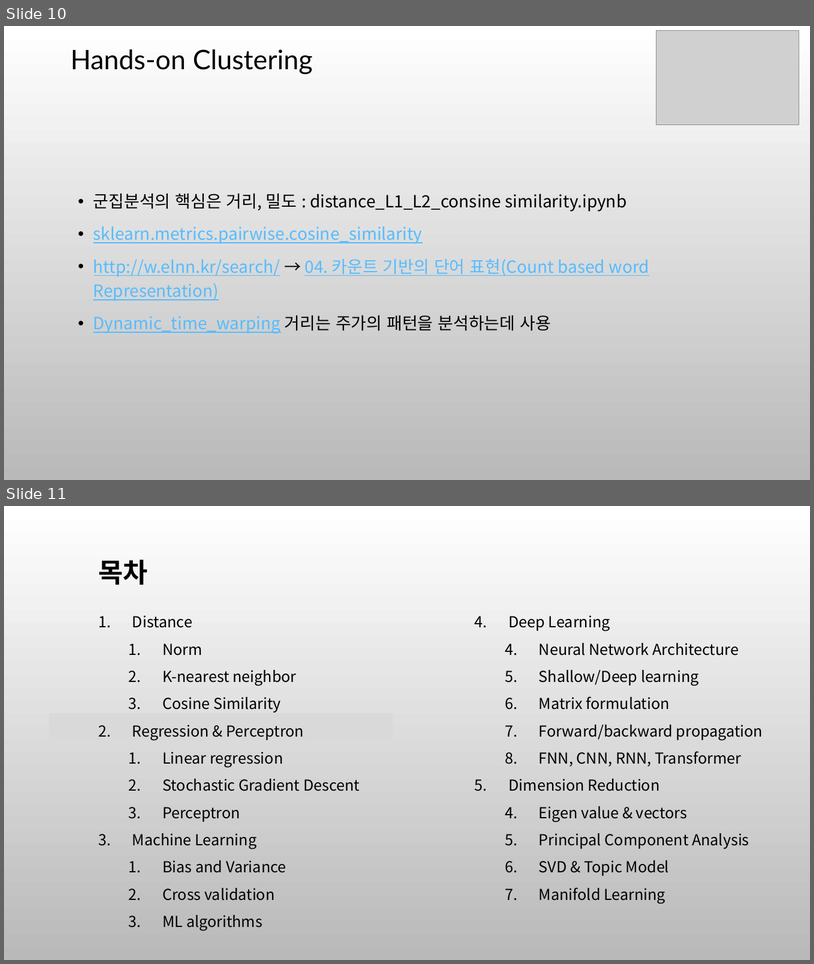
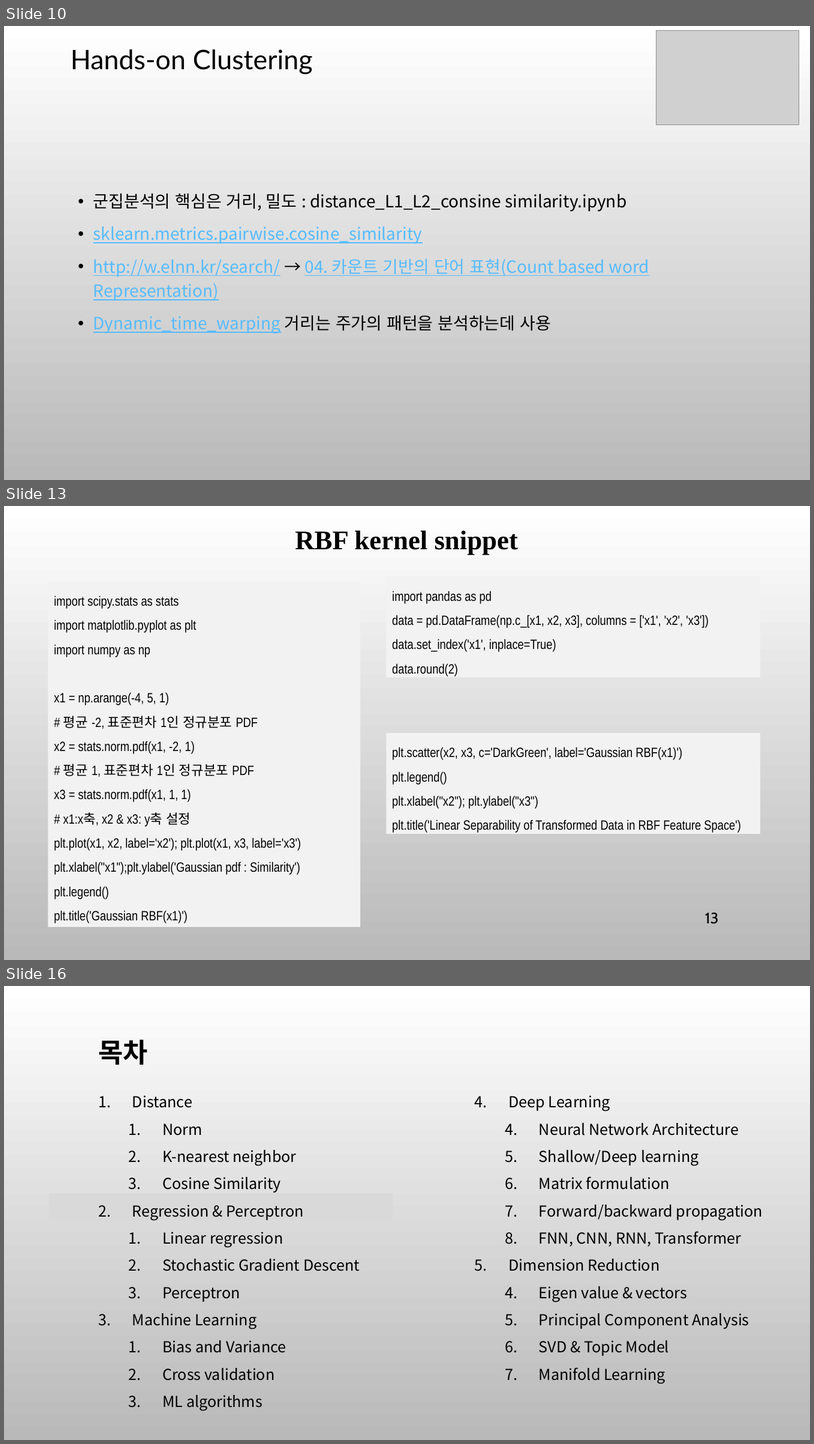
Before and after one commit to ancestor9/mathematics-for-machine-learning, a slide deck: 7_Applications of mathematics.pptx. Shown one above the other, each under a label of ours: slides 10 and 11 before the commit, slides 10, 13 and 16 after it; the slides between them are not shown. The pictures are 814x964 and 814x1444 pixels, drawn with LibreOffice and Linux fonts; fonts in the diff are those of the drawing; grey boxes stand for pictures; background and template pictures are left out. Boxes give left, top, right and bottom in pixels: in the first picture for what was removed or moved away, otherwise in the second. Text is boxed around its words. In the diff, an @@ line names an element or a change of style, - is before the commit and + after.

```diff
--- a/7_Applications of mathematics.pptx
+++ b/7_Applications of mathematics.pptx
@@ slide 13 added at box(4, 506, 810, 960), background picture (left out) @@
@@ title added at box(295, 531, 518, 555), 32 pt, text #000000, bold @@
+RBF kernel snippet
@@ rectangle added at box(386, 577, 761, 678), fill #F2F2F2, 16 pt, text #000000 @@
+import pandas as pd
+data = pd.DataFrame(np.c_[x1, x2, x3], columns = ['x1', 'x2', 'x3'])
+data.set_index('x1', inplace=True)
+data.round(2)
@@ rectangle added at box(48, 582, 361, 927), fill #F2F2F2, 16 pt, text #000000 @@
+import scipy.stats as stats
+import matplotlib.pyplot as plt
+import numpy as np
+x1 = np.arange(-4, 5, 1)
+# 평균 -2, 표준편차 1인 정규분포 PDF
+x2 = stats.norm.pdf(x1, -2, 1)
+# 평균 1, 표준편차 1인 정규분포 PDF
+x3 = stats.norm.pdf(x1, 1, 1)
+# x1:x축, x2 & x3: y축 설정
+plt.plot(x1, x2, label='x2'); plt.plot(x1, x3, label='x3')
+plt.xlabel("x1");plt.ylabel('Gaussian pdf : Similarity')
+plt.legend()
+plt.title('Gaussian RBF(x1)')
@@ rectangle added at box(386, 733, 761, 834), fill #F2F2F2, 16 pt, text #000000 @@
+plt.scatter(x2, x3, c='DarkGreen', label='Gaussian RBF(x1)')
+plt.legend()
+plt.xlabel("x2"); plt.ylabel("x3")
+plt.title('Linear Separability of Transformed Data in RBF Feature Space')
@@ page number added at box(705, 912, 719, 924), 18 pt, text #000000 @@
+13
@@ what was slide 11 is now slide 16 @@
```
Also in this commit, not shown: 4 slides changed, 7 other slides added, 1 other file.
